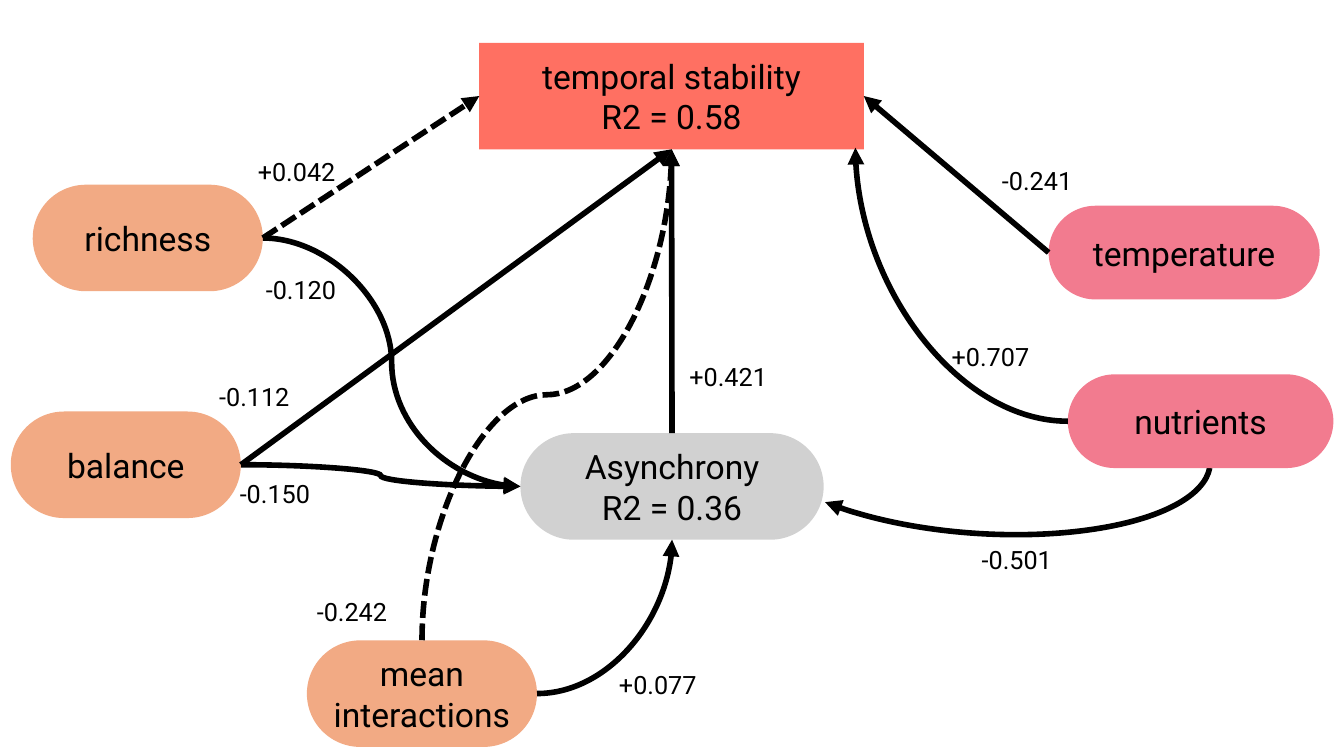
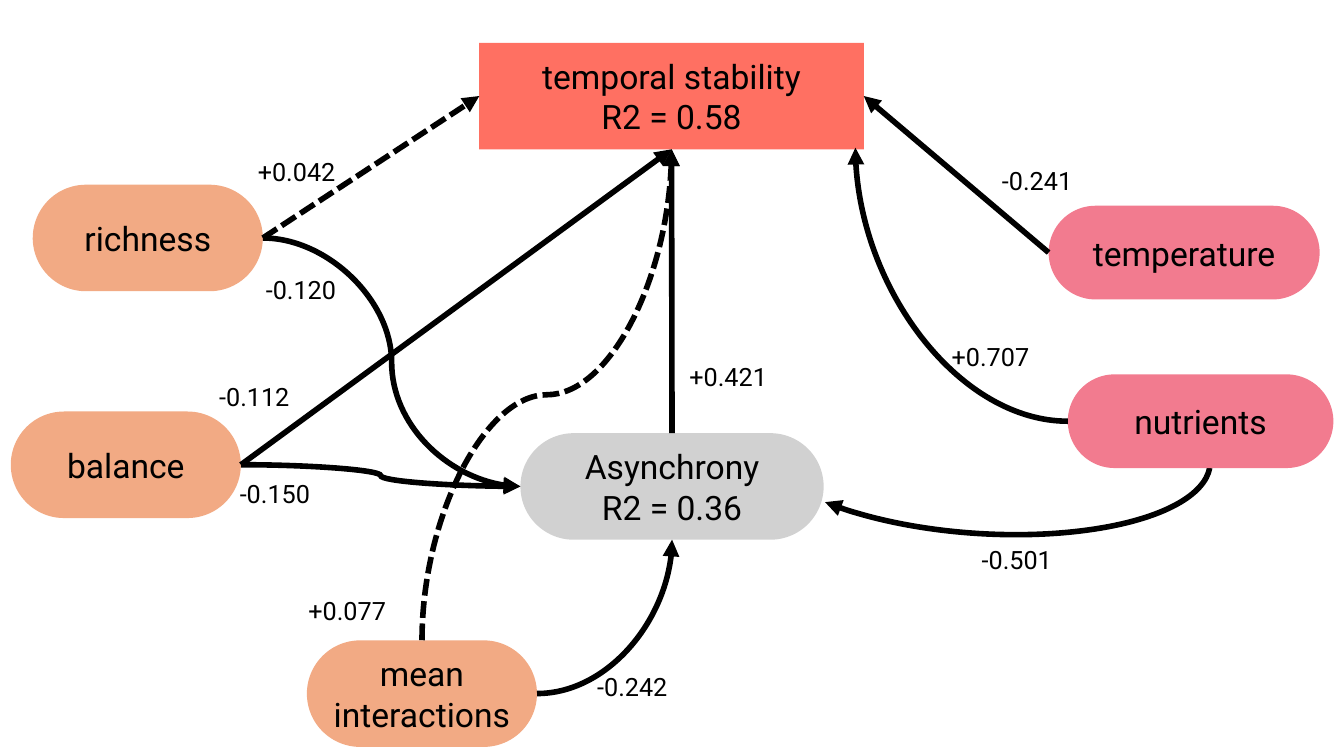
Before and after one commit to Xpan22/Response-div-stability-competitive-communities, a slide deck: slide 1 of SEM2.pptx. Drawn at 1344x756 pixels with LibreOffice and Linux fonts; fonts in the diff are those of the drawing. Boxes give left, top, right and bottom in pixels: in the first picture for what was removed or moved away, otherwise in the second. Text is boxed around its words. In the diff, an @@ line names an element or a change of style, - is before the commit and + after.

```diff
--- a/SEM2.pptx
+++ b/SEM2.pptx
@@ text "+0.077": place and size @@
-text "+0.077" at (619, 676, 697, 695)
+text "+0.077" at (308, 602, 386, 621)
@@ text "-0.242" rewrapped from (317, 603, 387, 622) to (597, 673, 667, 697) @@
```
Also in this commit, not shown: 20 other files.
